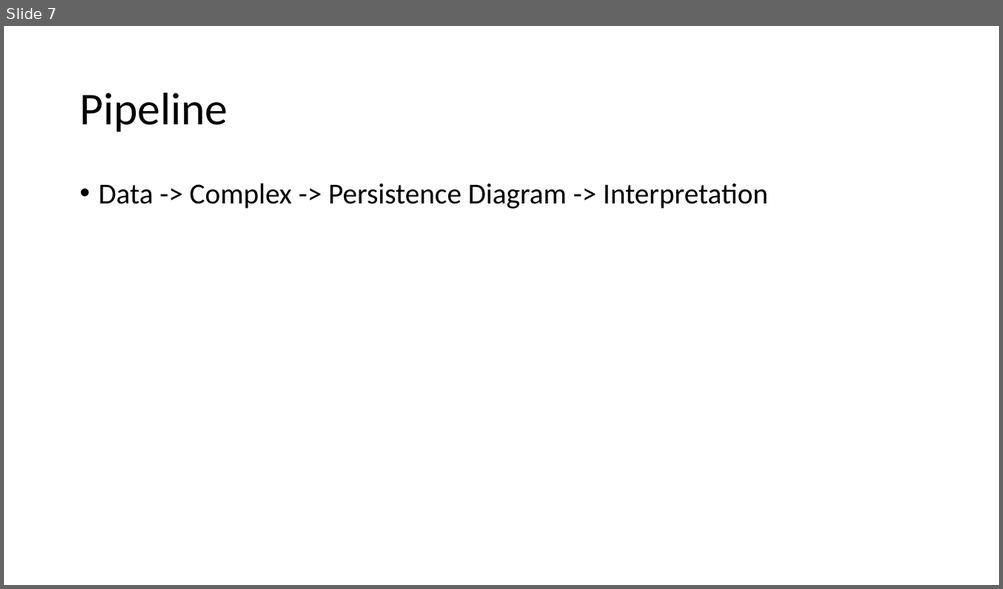
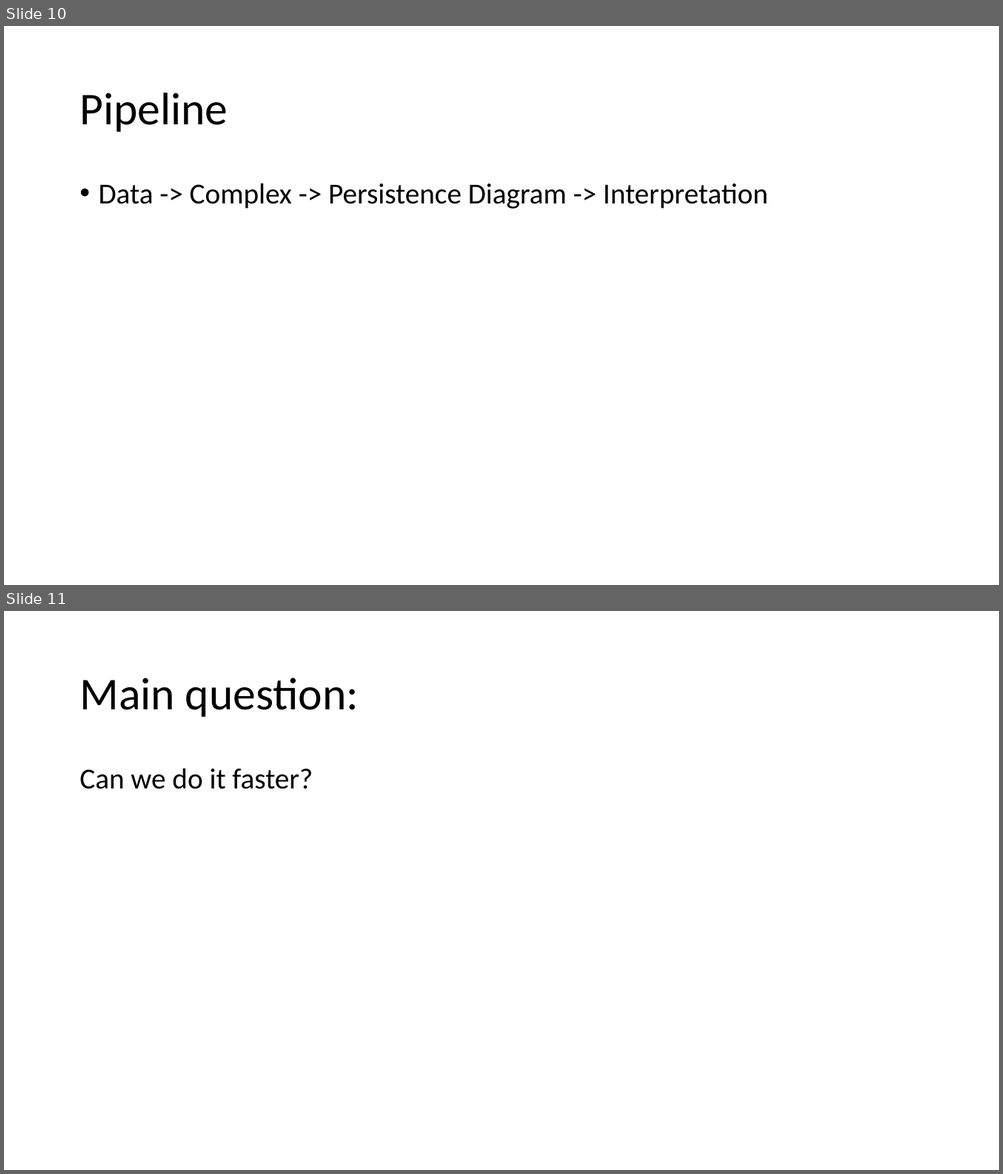
Before and after one commit to amish-mishra/TDA-shape-classification-using-DR, a slide deck: Delaunay-Rips_Paper/Computation_of_Persistent_Homology_Presentation.pptx. Shown one above the other, each under a label of ours: slide 7 before the commit, slides 10 and 11 after it. The pictures are 1003x589 and 1003x1174 pixels, drawn with LibreOffice and Linux fonts; fonts in the diff are those of the drawing. Boxes give left, top, right and bottom in pixels: in the first picture for what was removed or moved away, otherwise in the second. Text is boxed around its words. In the diff, an @@ line names an element or a change of style, - is before the commit and + after.

```diff
--- a/Delaunay-Rips_Paper/Computation_of_Persistent_Homology_Presentation.pptx
+++ b/Delaunay-Rips_Paper/Computation_of_Persistent_Homology_Presentation.pptx
@@ slide 11 added at <box>4,611,999,1170</box>, background #FFFFFF @@
@@ title added at <box>79,678,358,717</box>, 44 pt, text #000000 @@
+Main question:
@@ text added at <box>79,768,313,789</box>, 28 pt, text #000000 @@
+Can we do it faster?
@@ what was slide 7 is now slide 10 @@
```
Also in this commit, not shown: 2 slides changed, 27 other slides added, 1 other file.
